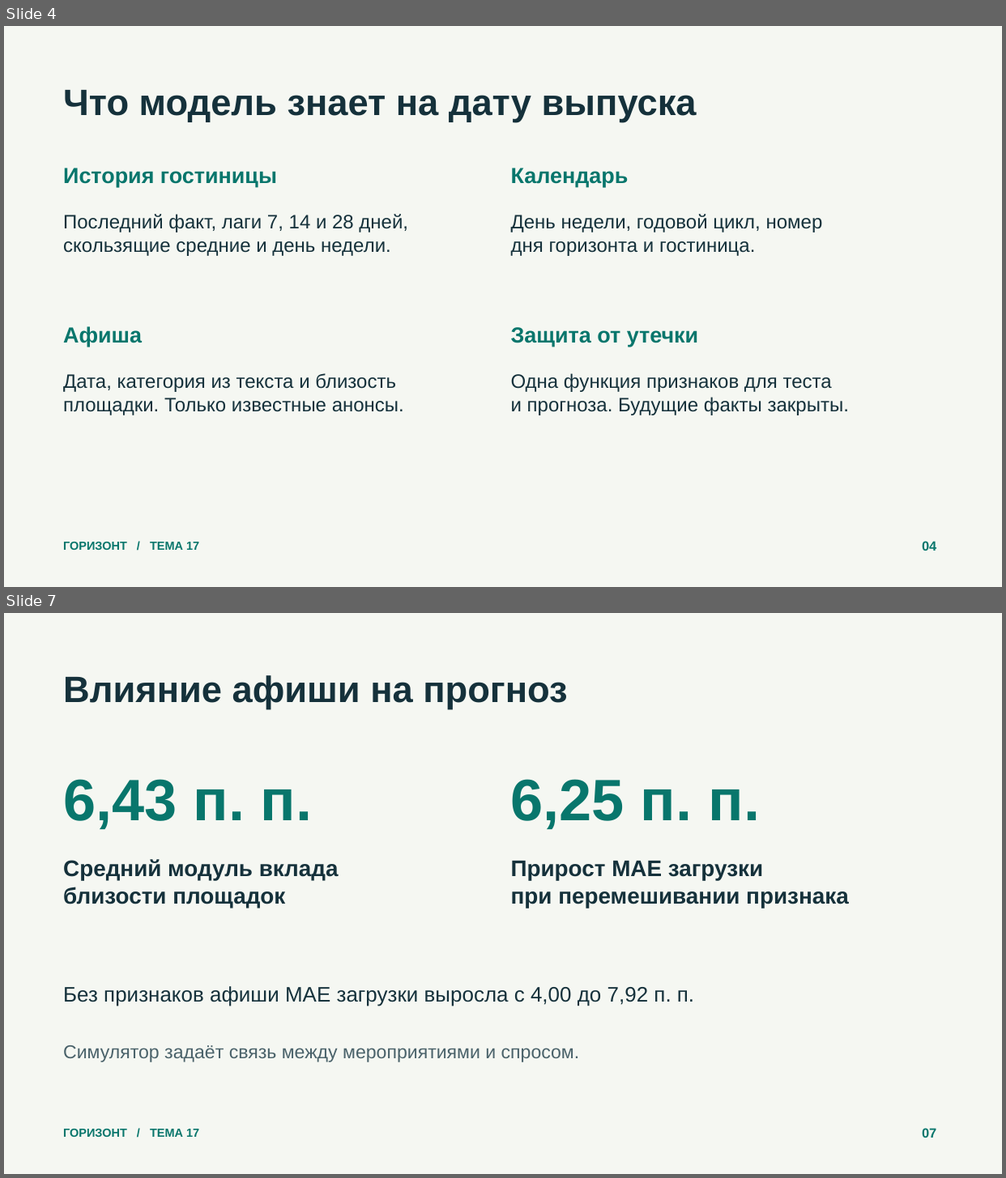
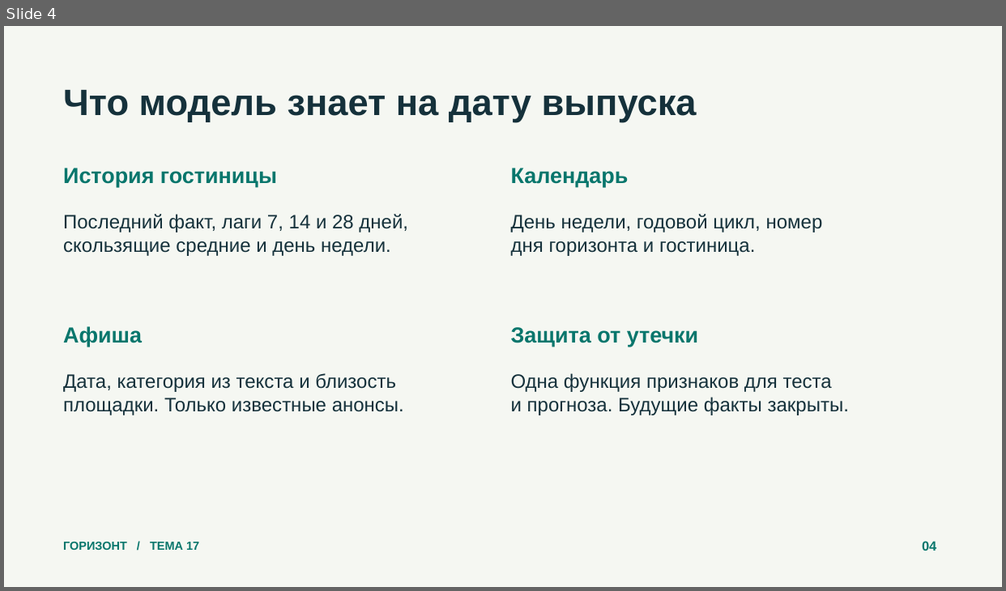
Before and after one commit to ReliqU/HotelForecast, a slide deck: deliverables/Презентация.pptx. Shown one above the other, each under a label of ours: slides 4 and 7 before the commit, slide 4 after it; the slides between them are not shown. The pictures are 1006x1178 and 1006x591 pixels, drawn with LibreOffice and Linux fonts; fonts in the diff are those of the drawing. Boxes give left, top, right and bottom in pixels: in the first picture for what was removed or moved away, otherwise in the second. Text is boxed around its words. In the diff, an @@ line names an element or a change of style, - is before the commit and + after.

```diff
--- a/deliverables/Презентация.pptx
+++ b/deliverables/Презентация.pptx
@@ slide 7 removed at (4,613,1002,1174), background #F5F7F2 @@
@@ text removed at (63,675,567,709) @@
-Влияние афиши на прогноз
@@ text removed at (63,779,313,829) @@
-6,43 п. п.
@@ text removed at (511,779,760,829) @@
-6,25 п. п.
@@ text removed at (63,859,339,908) @@
-Средний модуль вклада
-близости площадок
@@ text removed at (511,861,849,908) @@
-Прирост MAE загрузки
-при перемешивании признака
@@ text removed at (63,986,694,1007) @@
-Без признаков афиши MAE загрузки выросла с 4,00 до 7,92 п. п.
@@ text removed at (63,1046,580,1063) @@
-Симулятор задаёт связь между мероприятиями и спросом.
@@ text removed at (63,1129,199,1137) @@
-ГОРИЗОНТ / ТЕМА 17
@@ text removed at (922,1128,936,1138) @@
-07
```
Also in this commit, not shown: 4 slides changed, 3 slides added, 1 other slide removed, 21 other files.
